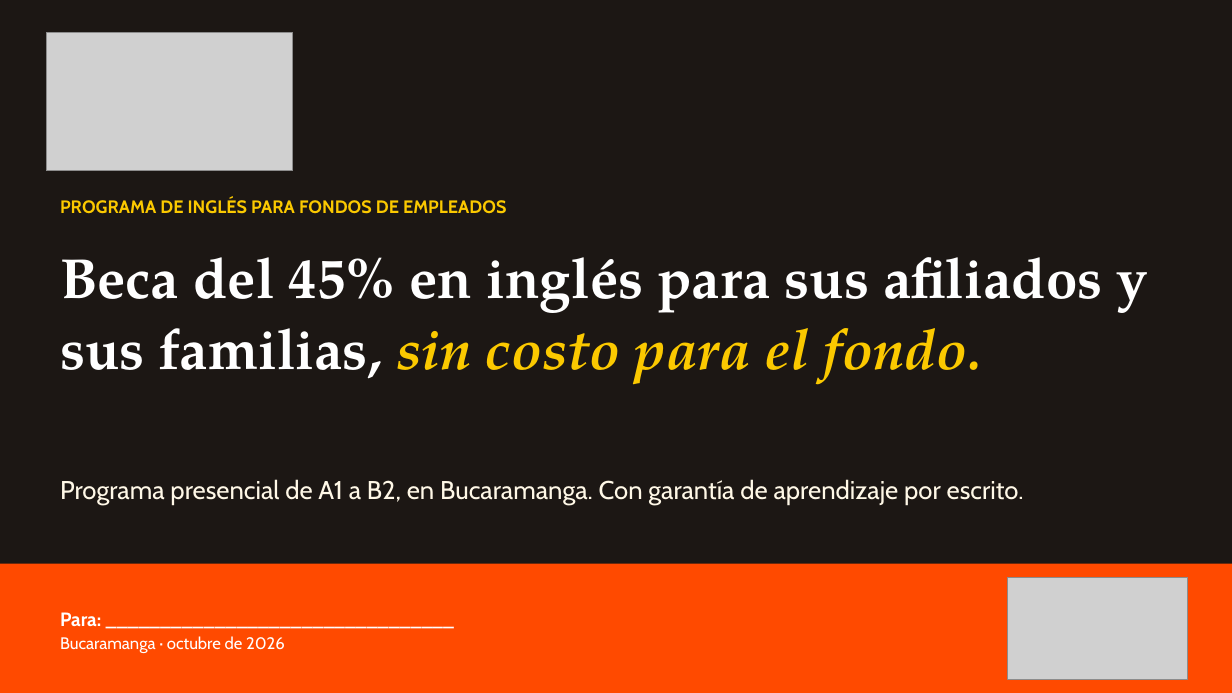
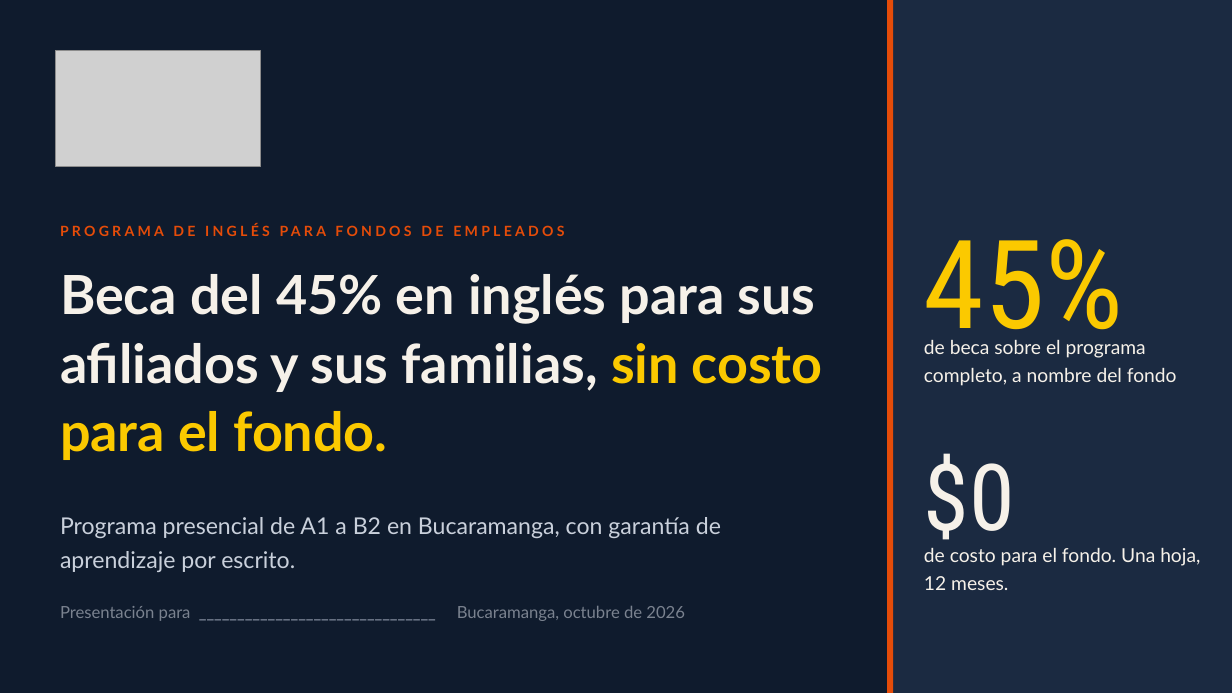
Before and after one commit to gomezrdiana/Plan-academico, a slide deck: slide 1 of recursos/comercial/B2B/PRESENTACION_FONDOS_EMPLEADOS_HEIIU.pptx. Drawn at 1232x693 pixels with LibreOffice and Linux fonts; fonts in the diff are those of the drawing; grey boxes stand for pictures. Boxes give left, top, right and bottom in pixels: in the first picture for what was removed or moved away, otherwise in the second. Text is boxed around its words. In the diff, an @@ line names an element or a change of style, - is before the commit and + after.

```diff
--- a/recursos/comercial/B2B/PRESENTACION_FONDOS_EMPLEADOS_HEIIU.pptx
+++ b/recursos/comercial/B2B/PRESENTACION_FONDOS_EMPLEADOS_HEIIU.pptx
@@ rectangle at [0,0,1232,693]: fill #1C1714 to #0F1B2D @@
@@ rectangle added at [887,0,1232,693], fill #1B2A41 @@
@@ rectangle added at [887,0,894,693], fill #E54C09 @@
@@ picture: place and size @@
-picture at [46,32,293,171]
+picture at [55,51,261,166]
@@ text "PROGRAMA DE INGLÉS PARA FONDOS ...": place and size @@
-text "PROGRAMA DE INGLÉS PARA FONDOS ..." at [60,198,506,214]
+text "PROGRAMA DE INGLÉS PARA FONDOS ..." at [60,224,564,236]
@@ text "PROGRAMA DE INGLÉS PARA FONDOS ..." at [60,224,564,236]: size 14 to 11 pt, font Cabin to Lato, text colour #FBC900 to #E54C09, letter spacing 0 to 2.5 pt @@
@@ text added at [924,239,1123,356], 96 pt, text #FBC900 @@
+45%
@@ text "Beca del 45% en inglés ...": place and size @@
-text "Beca del 45% en inglés ..." at [60,257,1148,384]
+text "Beca del 45% en inglés ..." at [60,274,823,460]
@@ text "Beca del 45% en inglés ..." at [60,274,823,460]: size 44 to 42 pt, font TeX Gyre Pagella to Lato; text colour #FFFFFF to #F6F1E9 in "Beca del 45% en inglés para sus ..."; italic off in "sin costo para el fondo."; line spacing 1.05 to 1.06 @@
@@ text added at [924,340,1177,386], 15 pt, text #F6F1E9 @@
+de beca sobre el programa completo, a nombre del fondo
@@ text added at [924,453,1015,552], 72 pt, text #F6F1E9 @@
+$0
@@ text at [60,517,721,572]: text changed; size 20 to 18 pt; font Cabin to Lato; text colour #FFF8E7 to #C9D0DB @@
-Programa presencial de A1 a B2, en Bucaramanga. Con garantía de aprendizaje por escrito.
+Programa presencial de A1 a B2 en Bucaramanga, con garantía de aprendizaje por escrito.
@@ rectangle removed at [0,564,1232,693] @@
@@ text added at [924,548,1200,590], 15 pt, text #F6F1E9 @@
+de costo para el fondo. Una hoja, 12 meses.
@@ text "Presentación para _______________________________ Bucaramang ..." at [60,606,685,621]: vertical alignment middle to top @@
@@ picture removed at [1007,578,1189,679] @@
@@ text at [60,606,685,621]: text changed; size 15 to 13 pt; font Cabin to Lato; text colour #FFFFFF to #7A828F @@
-Para: ________________________________
-Bucaramanga · octubre de 2026
+Presentación para _______________________________ Bucaramanga, octubre de 2026
```
Also in this commit, not shown: 3 other slides changed, 3 slides added, 2 slides removed, 2 other files.
